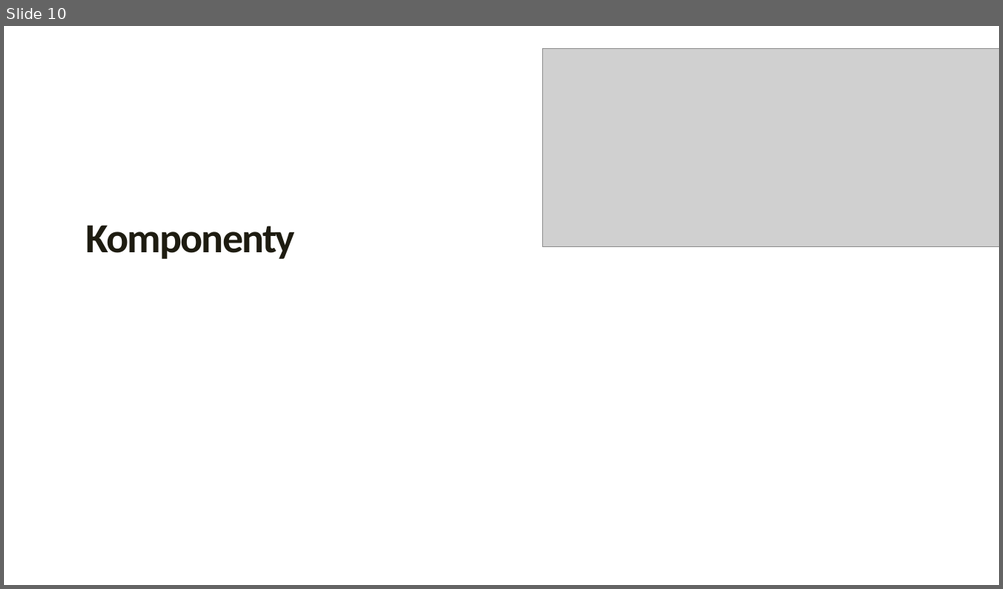
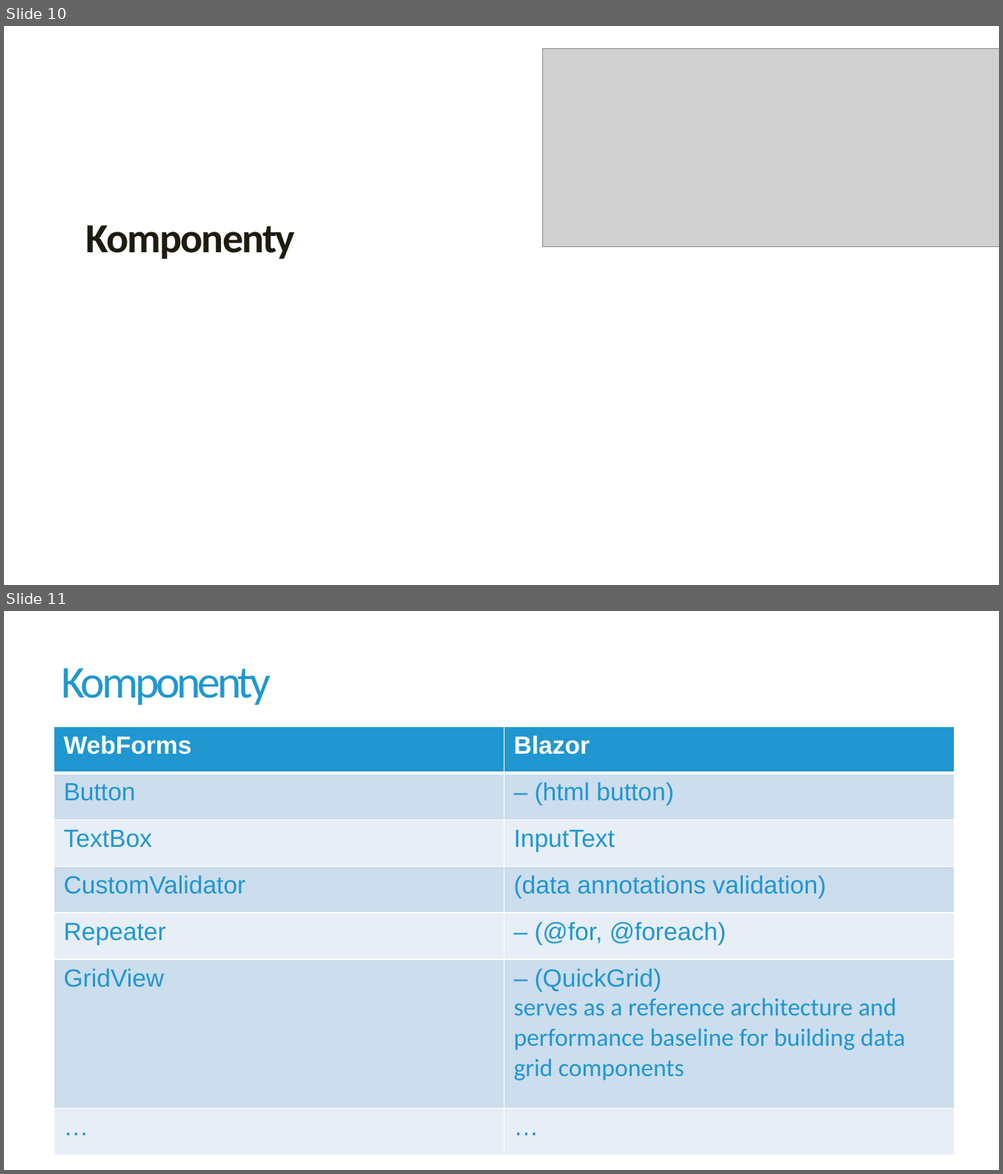
Before and after one commit to jirikanda/BlazorDemos, a slide deck: Presentation/02 - Blazor - Komponenty.pptx. Shown one above the other, each under a label of ours: slide 10 before the commit, slides 10 and 11 after it. The pictures are 1003x589 and 1003x1174 pixels, drawn with LibreOffice and Linux fonts; fonts in the diff are those of the drawing; grey boxes stand for pictures; background and template pictures are left out. Boxes give left, top, right and bottom in pixels: in the first picture for what was removed or moved away, otherwise in the second. Text is boxed around its words. In the diff, an @@ line names an element or a change of style, - is before the commit and + after.

```diff
--- a/Presentation/02 - Blazor - Komponenty.pptx
+++ b/Presentation/02 - Blazor - Komponenty.pptx
@@ slide 11 added at [4,611,999,1170], background #FFFFFF @@
@@ title added at [61,668,270,705], 44 pt, text #2097D0 @@
+Komponenty
@@ table added at [54,726,954,1156], 7 rows, 2 columns @@
+WebForms | Blazor
+Button | – (html button)
+TextBox | InputText
+CustomValidator | (data annotations validation)
+Repeater | – (@for, @foreach)
+GridView | – (QuickGrid) serves as a reference architecture and performance baseline for building data grid components
+… | …
```
Also in this commit, not shown: 7 slides changed, 2 other slides added, 6 other files.
